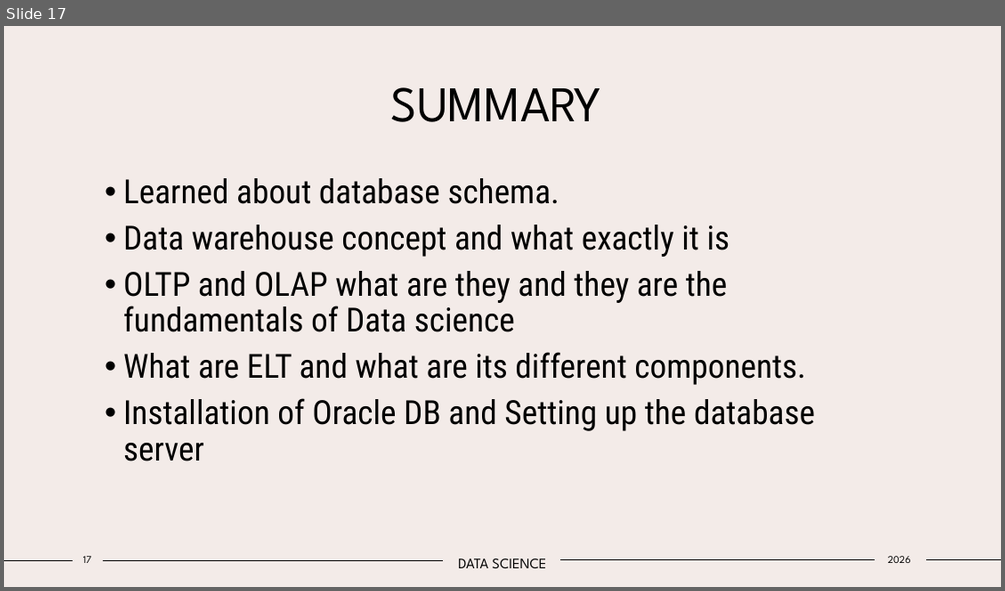
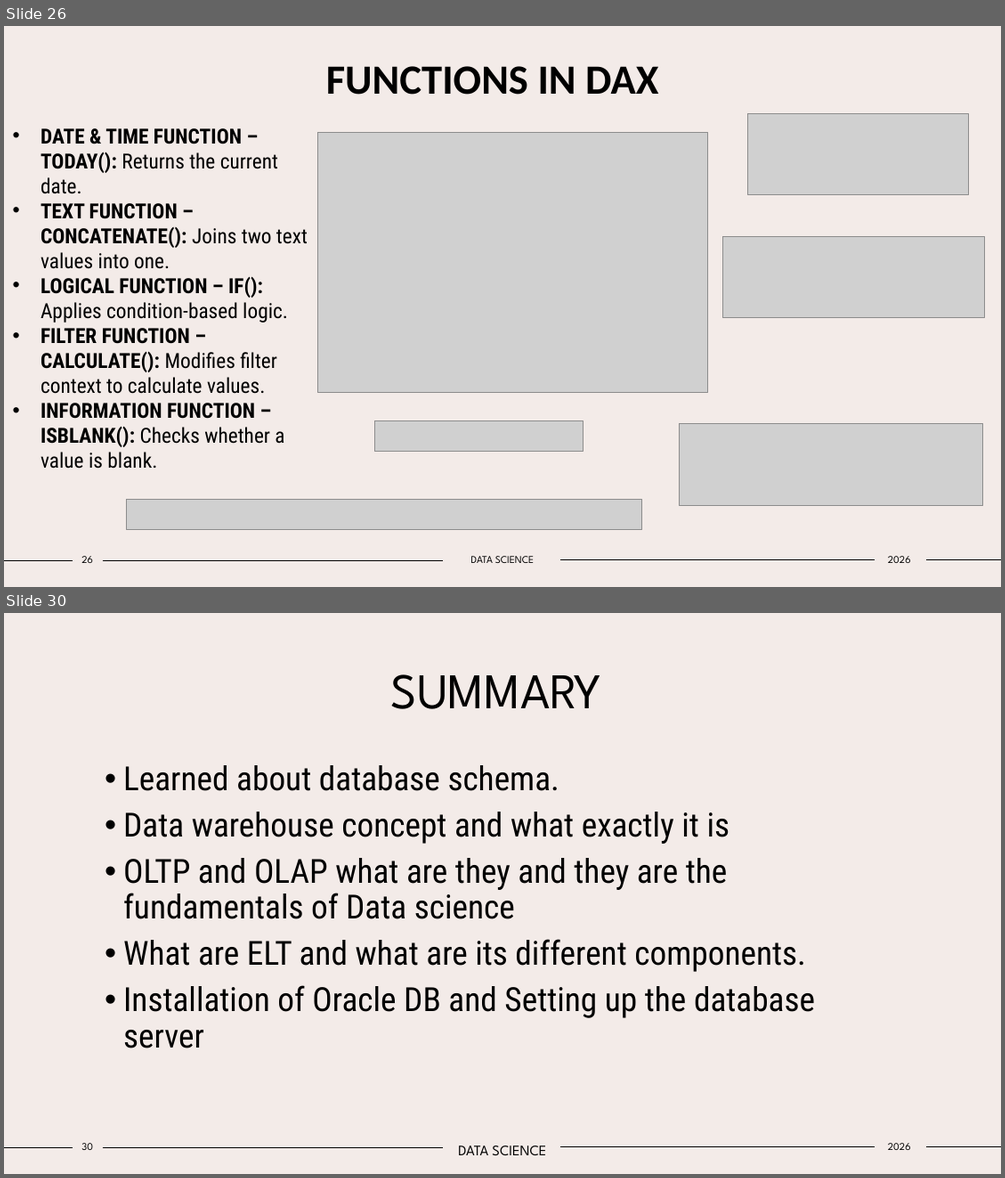
Before and after one commit to Tejas-Santosh-Nalawade/Data-Science-Internship, a slide deck: PPT/POWER_BI.pptx. Shown one above the other, each under a label of ours: slide 17 before the commit, slides 26 and 30 after it; the slides between them are not shown. The pictures are 1005x591 and 1005x1178 pixels, drawn with LibreOffice and Linux fonts; fonts in the diff are those of the drawing; grey boxes stand for pictures. Boxes give left, top, right and bottom in pixels: in the first picture for what was removed or moved away, otherwise in the second. Text is boxed around its words. In the diff, an @@ line names an element or a change of style, - is before the commit and + after.

Commit message:
Week 2 AND Week 3 work Data Modeling and DAX and Power BI

```diff
--- a/PPT/POWER_BI.pptx
+++ b/PPT/POWER_BI.pptx
@@ slide 26 added at (x1=4, y1=26, x2=1001, y2=587), background #F3EBE8; not listed: 4 template elements that a slide beside it also shows @@
@@ title added at (x1=326, y1=66, x2=658, y2=95), 40 pt, text #000000, bold @@
+FUNCTIONS IN DAX
@@ text added at (x1=40, y1=128, x2=307, y2=468), 20 pt, text #000000 @@
+• DATE & TIME FUNCTION – TODAY(): Returns the current date.
+• TEXT FUNCTION – CONCATENATE(): Joins two text values into one.
+• LOGICAL FUNCTION – IF(): Applies condition-based logic.
+• FILTER FUNCTION – CALCULATE(): Modifies filter context to calculate values.
+• INFORMATION FUNCTION – ISBLANK(): Checks whether a value is blank.
@@ picture added at (x1=317, y1=132, x2=707, y2=393) @@
@@ picture added at (x1=748, y1=113, x2=969, y2=194) @@
@@ picture added at (x1=722, y1=236, x2=985, y2=317) @@
@@ picture added at (x1=375, y1=421, x2=582, y2=451) @@
@@ picture added at (x1=680, y1=423, x2=984, y2=506) @@
@@ picture added at (x1=127, y1=499, x2=642, y2=529) @@
@@ page number added at (x1=81, y1=556, x2=93, y2=563), 10 pt, text #000000 @@
+26
@@ text added at (x1=471, y1=556, x2=534, y2=563), 10 pt, text #000000 @@
+DATA SCIENCE
@@ text added at (x1=888, y1=556, x2=911, y2=563), 10 pt, text #000000 @@
+2026
@@ what was slide 17 is now slide 30 @@
@@ page number at (x1=81, y1=1143, x2=93, y2=1150): text changed @@
-17
+30
```
Also in this commit, not shown: 2 slides changed, 12 other slides added, 10 other files.
